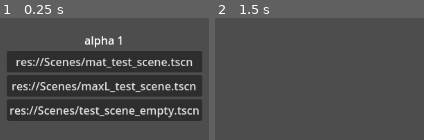
Above: before the commit, frames 1-2 (left to right).
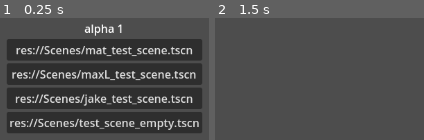
Above: after the commit, the same moments.

Repository: HuskyGameDev/2025s-team5
Game: Godot game, scene res://Scenes/devmenu.tscn
Two runs of this game, one before a commit and one after it. Both use one fixed random seed, a clock stepped at 60 frames per second and the inputs below.
Inputs (mouse positions are in pixels of both pictures, inside the frame that each line leads up to):
- Up to frame 1 (0.25 s): no input
- Up to frame 2 (1.5 s): click "res://Scenes/mat_test_scene.t…" at 0.5 s; tap Enter (ui_accept) at 1.25 s; move the mouse to (outside the picture) at 1.27 s; hold Right (ui_right) from 1.28 s (still down)

The runs differ from the first frame. In frame 1, 36% of the frame differs, in the area x 3-97%, y 4-95%; in frame 2, nothing differs.

Commit message:
created my test scene

Diff:
--- a/tropical-tanks/Scenes/devmenu.gd
+++ b/tropical-tanks/Scenes/devmenu.gd
@@ -5,6 +5,7 @@
 var levels = [
 "res://Scenes/mat_test_scene.tscn",
 "res://Scenes/maxL_test_scene.tscn",
+"res://Scenes/jake_test_scene.tscn",
 "res://Scenes/test_scene_empty.tscn"
 ]
 
--- /dev/null
+++ b/tropical-tanks/Scenes/jake_test_scene.tscn
@@ -0,0 +1,3 @@
+[gd_scene format=3 uid="uid://bl67abvf3dbvy"]
+
+[node name="JakeTestScene" type="Node3D"]
